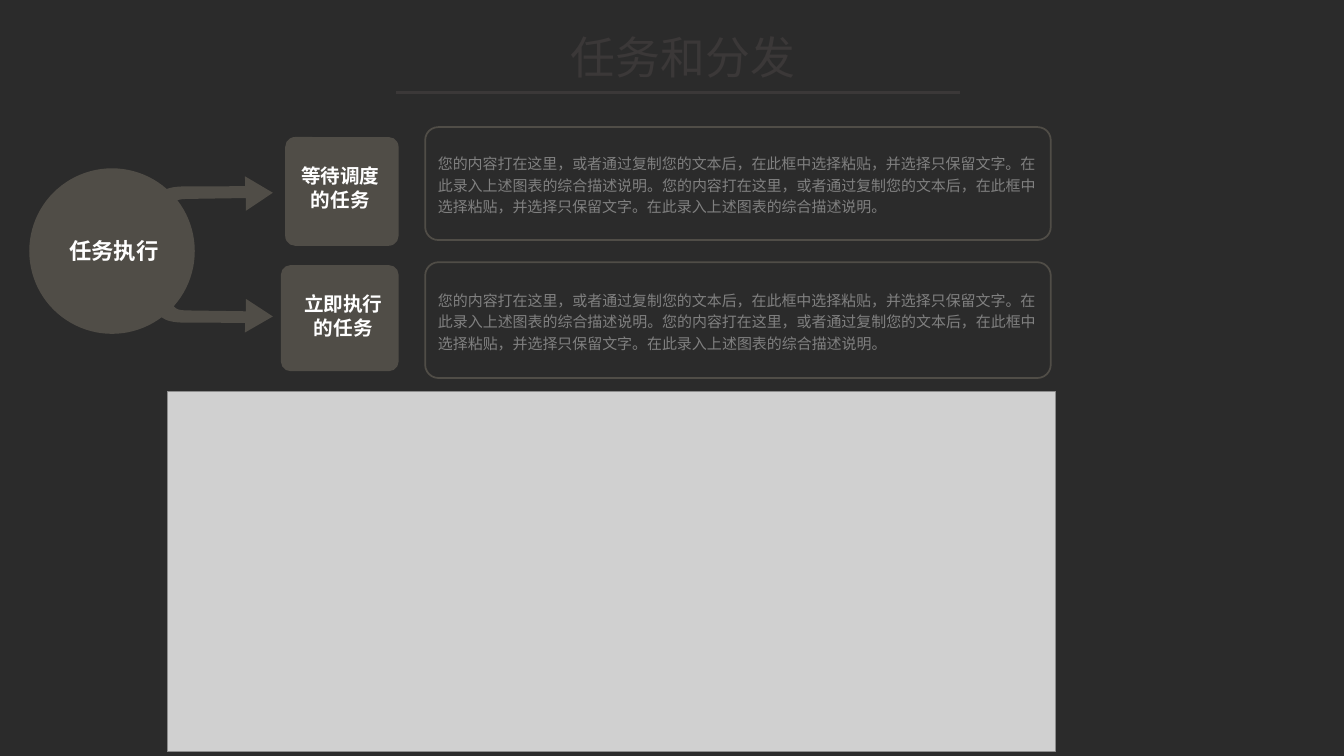
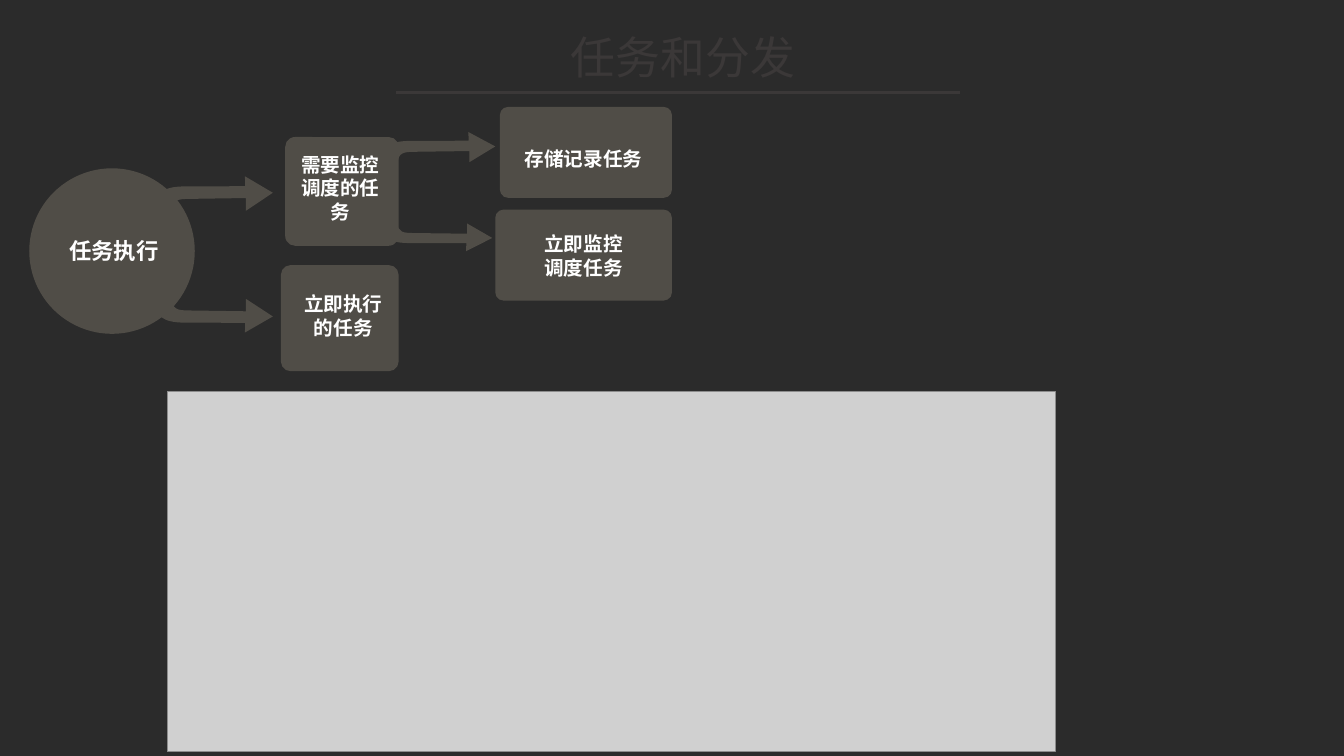
Before and after one commit to xuecat/IngestTask, a slide deck: slide 5 of ingesttask.pptx. Drawn at 1344x756 pixels with LibreOffice and Linux fonts; fonts in the diff are those of the drawing; grey boxes stand for pictures; background and template pictures are left out; a plain dark background stands for a picture behind light text. Boxes give left, top, right and bottom in pixels: in the first picture for what was removed or moved away, otherwise in the second. Text is boxed around its words. In the diff, an @@ line names an element or a change of style, - is before the commit and + after.

Commit message:
修改任务同时开始

```diff
--- a/ingesttask.pptx
+++ b/ingesttask.pptx
@@ rounded rectangle added at (500, 107, 673, 198), fill #504D47 @@
@@ freeform shape added at (382, 149, 492, 252), fill #504D47 @@
@@ freeform shape added at (382, 132, 495, 244), fill #504D47 @@
@@ rounded rectangle removed at (425, 127, 1052, 240) @@
-您的内容打在这里，或者通过复制您的文本后，在此框中选择粘贴，并选择只保留文字。在此录入上述图表的综合描述说明。您的内容打在这里，或者通过复制您的文本后，在此框中选择粘贴，并选择只保留文字。在此录入上述图表的综合描述说明。
@@ text added at (525, 149, 643, 168), 14 pt, text #FFFFFF, bold @@
+存储记录任务
@@ text at (301, 155, 379, 221): text changed @@
-等待调度的任务
+需要监控调度的任务
@@ rounded rectangle added at (495, 210, 671, 300), fill #504D47 @@
@@ text added at (544, 234, 622, 277), 14 pt, text #FFFFFF, bold @@
+立即监控调度任务
@@ rounded rectangle removed at (425, 262, 1052, 378) @@
-您的内容打在这里，或者通过复制您的文本后，在此框中选择粘贴，并选择只保留文字。在此录入上述图表的综合描述说明。您的内容打在这里，或者通过复制您的文本后，在此框中选择粘贴，并选择只保留文字。在此录入上述图表的综合描述说明。
```
Also in this commit, not shown: 6 other slides changed, 4 other files.
